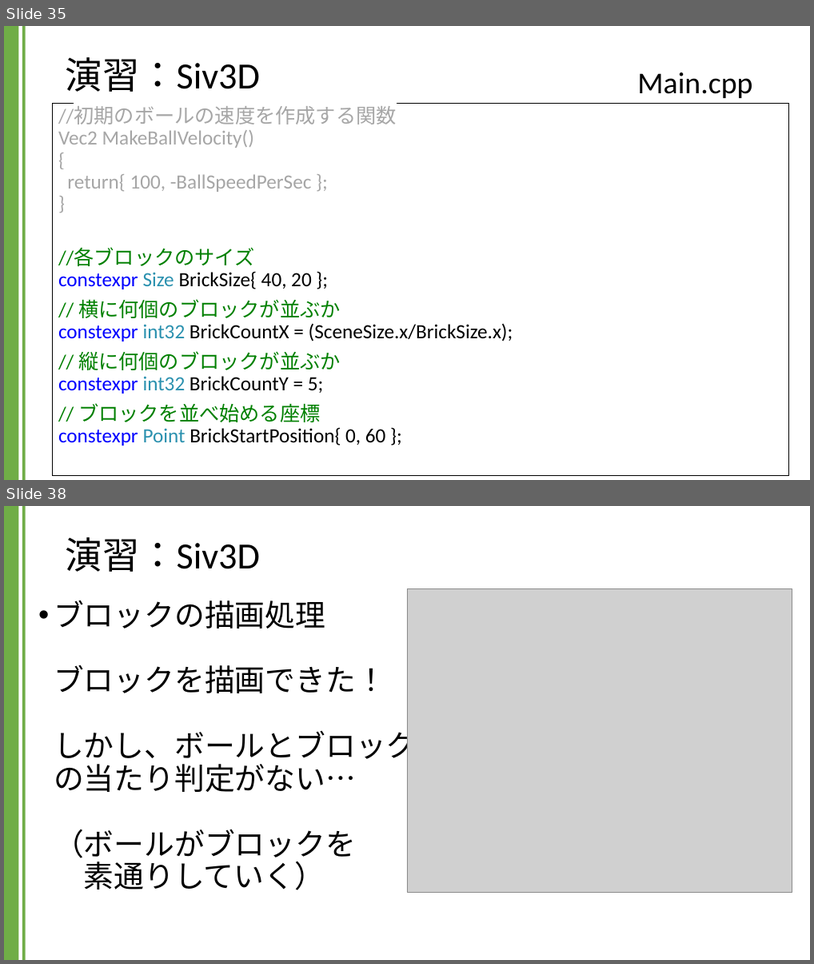
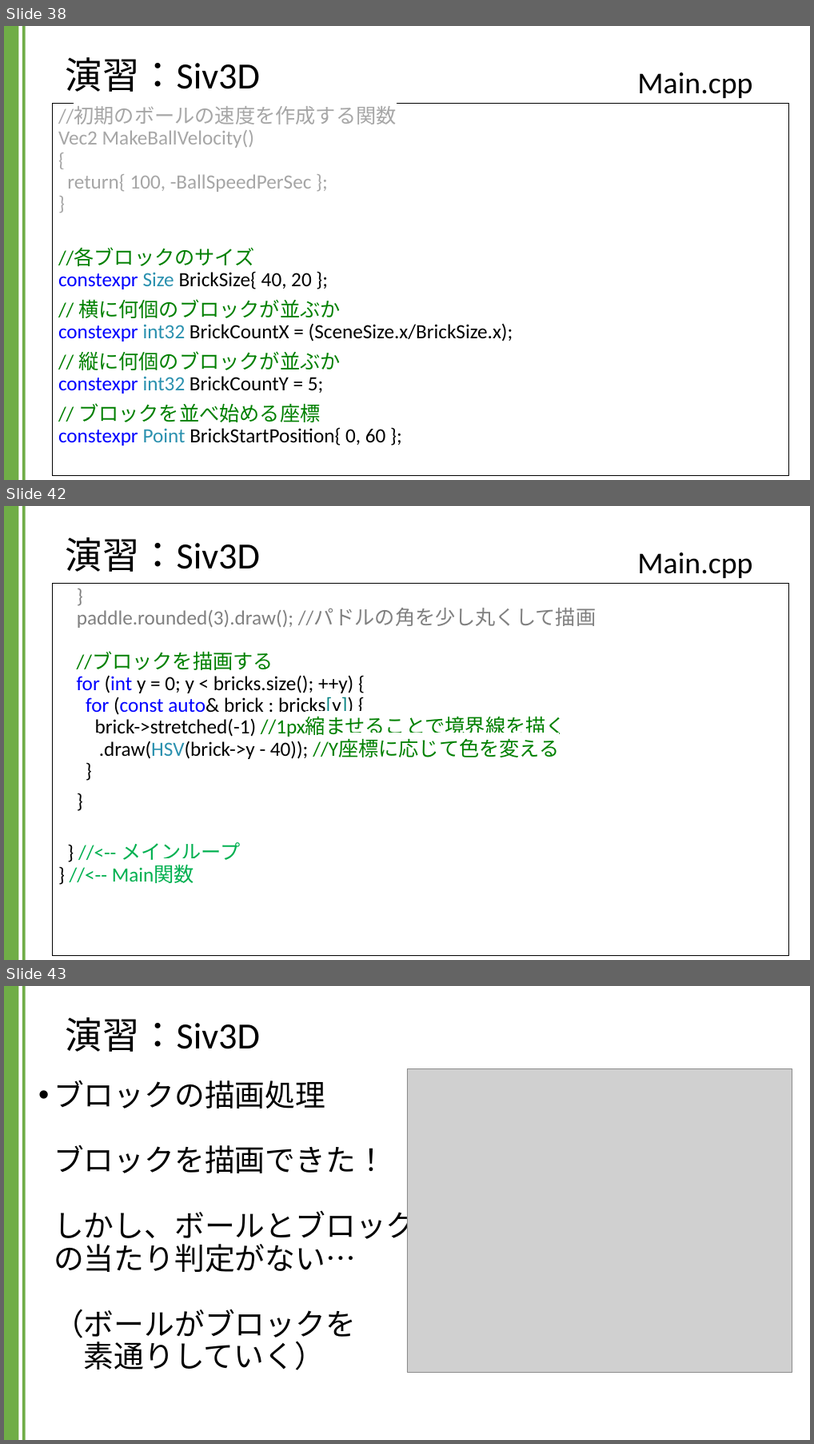
Before and after one commit to kic-murata/cpp2024, a slide deck: 授業資料/演習課題：Siv3D.pptx. Shown one above the other, each under a label of ours: slides 35 and 38 before the commit, slides 38, 42 and 43 after it; the slides between them are not shown. The pictures are 814x964 and 814x1444 pixels, drawn with LibreOffice and Linux fonts; fonts in the diff are those of the drawing; grey boxes stand for pictures; background and template pictures are left out. Boxes give left, top, right and bottom in pixels: in the first picture for what was removed or moved away, otherwise in the second. Text is boxed around its words. In the diff, an @@ line names an element or a change of style, - is before the commit and + after.

```diff
--- a/授業資料/演習課題：Siv3D.pptx
+++ b/授業資料/演習課題：Siv3D.pptx
@@ slide 42 added at (x1=4, y1=506, x2=810, y2=960), background #FFFFFF; not listed: 2 template elements that a slide beside it also shows @@
@@ title added at (x1=66, y1=537, x2=260, y2=572), 44 pt, text #000000 @@
+演習：Siv3D
@@ text added at (x1=638, y1=552, x2=753, y2=578), 36 pt, text #000000 @@
+Main.cpp
@@ rectangle added at (x1=52, y1=583, x2=790, y2=955), fill #FFFFFF, outline #000000 0.75 pt, 24 pt, text #000000 @@
+}
+paddle.rounded(3).draw(); //パドルの角を少し丸くして描画
+//ブロックを描画する
+for (int y = 0; y < bricks.size(); ++y) {
+for (const auto& brick : bricks[y]) {
+brick->stretched(-1) //1px縮ませることで境界線を描く
+.draw(HSV(brick->y - 40)); //Y座標に応じて色を変える
+}
+}
+} //<-- メインループ
+} //<-- Main関数
@@ what was slide 35 is now slide 38 @@
@@ what was slide 38 is now slide 43 @@
```
Also in this commit, not shown: 7 slides changed, 4 other slides added.
